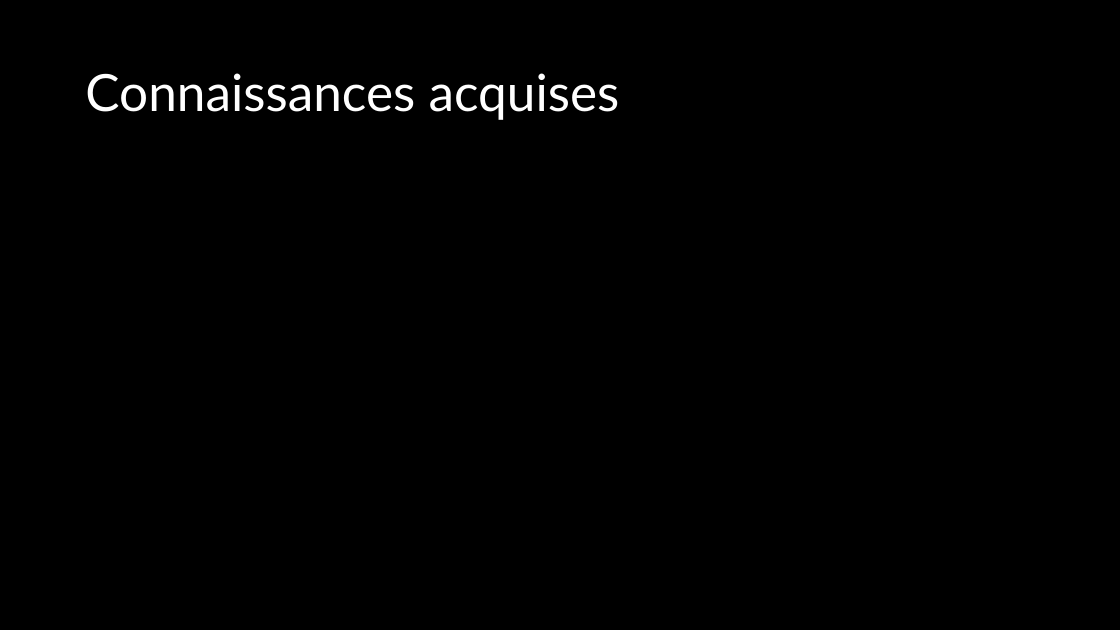
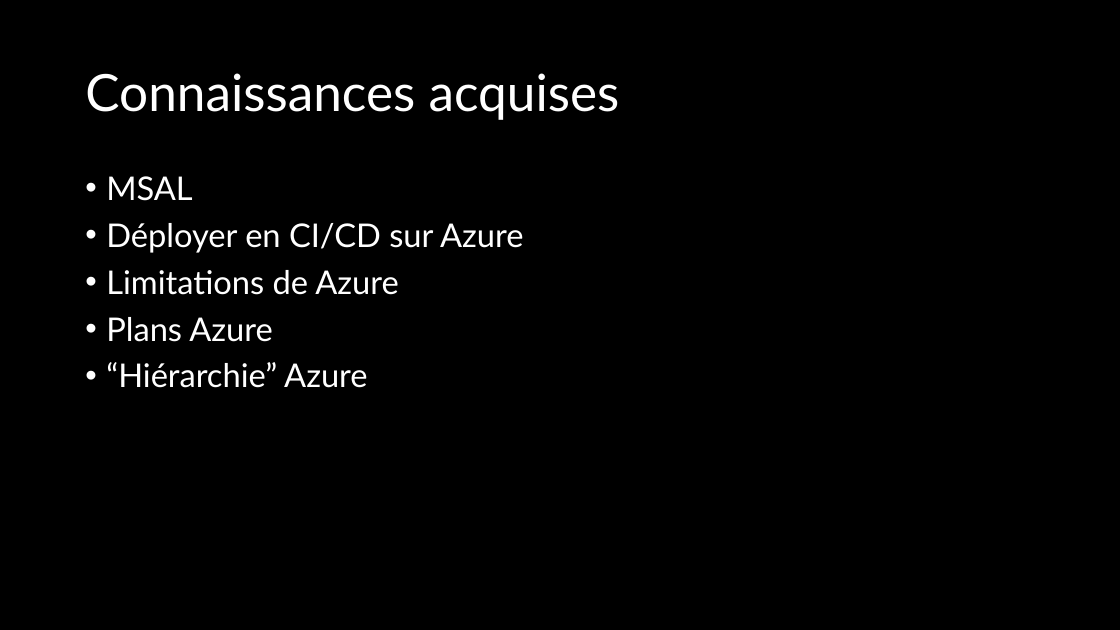
Before and after one commit to romaindenis1/P_Cloud, a slide deck: slide 3 of doc/P_CLOUD 246.pptx. Drawn at 1120x630 pixels with LibreOffice and Linux fonts; fonts in the diff are those of the drawing. Boxes give left, top, right and bottom in pixels: in the first picture for what was removed or moved away, otherwise in the second. Text is boxed around its words. In the diff, an @@ line names an element or a change of style, - is before the commit and + after.

```diff
--- a/doc/P_CLOUD 246.pptx
+++ b/doc/P_CLOUD 246.pptx
@@ text added at (106,176,523,388), 28 pt, text #FFFFFF @@
+• MSAL
+• Déployer en CI/CD sur Azure
+• Limitations de Azure
+• Plans Azure
+• “Hiérarchie” Azure
```
Also in this commit, not shown: 5 other slides changed, 2 other files.
